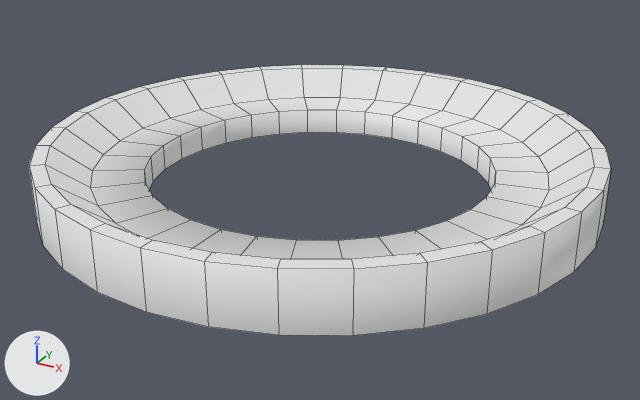
An edit to the FBX model Assets/Models/Steampunk/wall-steampunk.fbx, drawn before and after from the same camera.
Both versions are drawn from a camera (50 mm lens) standing at (1.451, -2.638, 1.275) and looking at (0.025, -0.046, -0.021). The lights are fixed; the arrows at lower left show +X, +Y and +Z. Mesh edges are drawn as thin lines.

The older version as bpy lines, for what is in view:
```python
me_plane = bpy.data.meshes.new('Plane')
me_plane.from_pydata(...)  # 192 vertices, 160 faces; spans x -1.0..1.0, y -1.0..1.0, z 0.0..0.2
ob_plane = bpy.data.objects.new('Plane', me_plane)
ob_plane.location = (0.0, 0.0, 0.0)
```
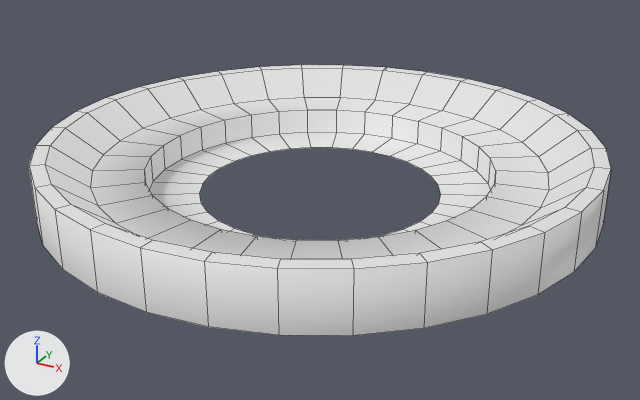
What changed in the scene script:
```text
Change me_plane:
    used by ob_plane; location = (0.0, 0.0, 0.0)
    remove me_plane.from_pydata(...)  # 192 vertices, 160 faces; spans x -1.0..1.0, y -1.0..1.0, z 0.0..0.2
    add me_plane.from_pydata(...)  # 224 vertices, 192 faces; spans x -1.0..1.0, y -1.0..1.0, z 0.0..0.2
    me_plane part 1
    32 vertices are added at x -0.44..0.44, y -0.44..0.44, z 0.0
    32 new faces join them
```

Changed parts and their boxes (x1, y1, x2, y2) in the pictures (640 x 400 px):
part 1 of me_plane, added
    after: (149, 132, 491, 237)
